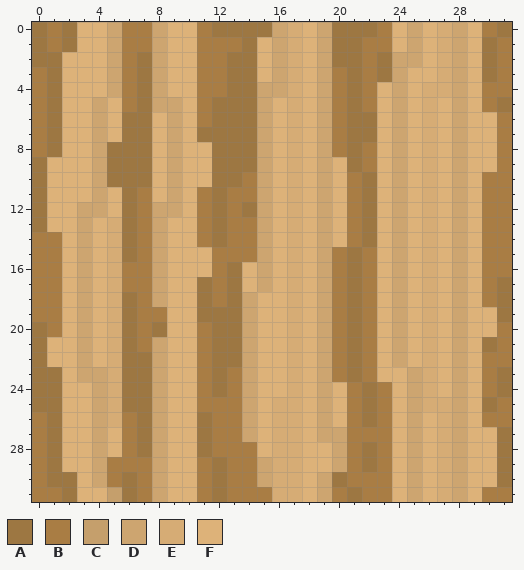
Two versions of one pixel-art sprite, gfx/MShockXotto+/pngs_tiles_32x32/terrain/t_floor_primitive/t_floor_primitive_2.png. The picture above is the old version.
The file is 32x32 pixels. Colours within 5 levels of each other are drawn and written as one.
Palette (. is transparent): A #9d7742  B #a97d44  C #c59f6c  D #cda570  E #d6ac75  F #ddb279
Pixels before, first column x 0:
 0 ABAFFDBBDFFBAAAADEFDAAABFDFEDFBA
 1 ABAFFDBBDFFBBBAFDEFDAABBFDFEDFAB
 2 AAFFFDBADFFBBAAFDEFDAABADDFEDFAB
 3 BAFFFDBADFFBBAAFDEFDBABADFFEDFAB
 4 BAFFFDBADFFBBAADDEFDBABFDFEEDFBB
 5 BAFFDFBADDFBAAADFEFDBABFDFEFDFBA
 6 BAFFDFAAFDFBAAADFEFDBAAFDFEFDFFB
 7 BAFFDFAAFDFAAAADFEFDBAAFDFEFDFFB
 8 BAFFDAAAFDFFAAADFEFDBABFDFEFDFFB
 9 AFFFDAAAFDFFAAADFEFDFABFDFEFDFFB
10 AFFFDAAAFDFFAABDFEFDFBAFDFEFDFBB
11 AFFFDFABFDFBABBDFEFDFBAFDFEFDFBB
12 AFFDDFABDDFBABADFEFDFBAFDFEFDFBB
13 AFFDFEABDFFBABBDFEFDFBAFDFEFDFBB
14 BBFDFEABDFFBABBDFEFDFBAFDFEFDFBB
15 BBFDFEABDFFFBBBDFEFDBABFDFEFDFBB
16 BBFDFEBBDFFFBAFDFEFDBABFDFEFDFBB
17 BBFDFEBBDFFABAFDFEFDBABFDFEFDFBA
18 BBFDFEABDFFABADFFEFDBABFDFEFDFBA
19 BBFDFEABBFFAAADFFEFDBABFDFEFDFFA
20 ABFDFEABAFFBAADFFEFDBABFDFEFDFFB
21 AFFDFEABDFFBAADFFEFDBABFDFEFDFAB
22 AFFDFEAADFFBAADFFEFDBABFDFEFDFBB
23 AAFDDEAADFFBABDFFEFDBABFFDEFDFBA
24 AAFFDEAADFFBABDFFEFDFBABFDEFDFBA
25 AAFFDEAADFFBBBDFEEFDFBABFDEEDFAB
26 BAFFDEBADFFABBDFEEFDFBABFDFEDFBB
27 BAFFDFBADFFABBDFEEFDDBBBFDFEDFFA
28 BAFFDFBADFFABBBFEEFFDBABFDFEDFFA
29 BAFFDBBBDFFBABBDEEFFDBABFDFEDFFA
30 BAAFDBABDFFBABBDEEFDABBBFDFEDFFA
31 BBAFFCABDFFBABBBEEFDBABBFDFEDFBB
After the commit:
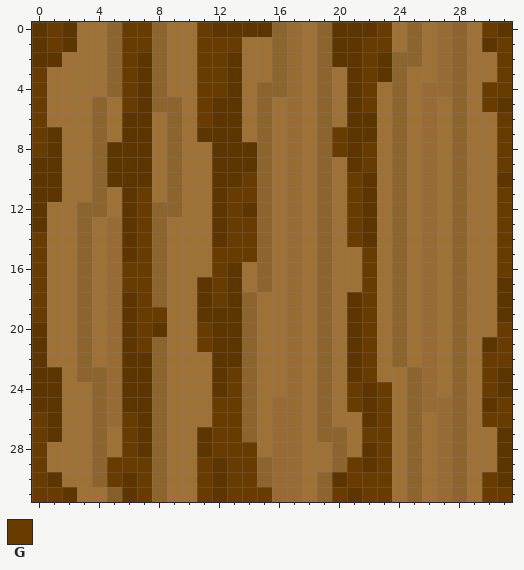
Colours new in this view: G #683b00
From old to new:
colour A: #9d7742 -> #5c3500
colour C: #c59f6c -> #855e29
colour D: #cda570 -> #8d642d
colour E: #d6ac75 -> #976b33
colour F: #ddb279 -> #9e7137
Changed rows in their new state; - is a pixel that keeps its letter.
first column x 0:
 0 -G----GG---G-----------G------G-
 1 -G----GG---GGGF-------GG-------G
 2 ------G----GG-F-------G-------FG
 3 GF----G----GG-F-----F-G-------FG
 4 GF----G----GG-F-----F-G-------GG
 5 GF----G----G--F-----F-G-------G-
 6 GF---------G--F-----F----------G
 7 G-------------F-----G----------G
 8 G-------------------G-G--------G
 9 -A--------------------G--------G
10 -A------------G------G--------FA
11 -A-----G---F-GG------G--------FG
12 -------G---F-G-------G--------FG
13 -------G---F-GG------G--------FG
14 GF-----G---F-GG------G--------FG
15 GF-----G----GGG-----FFG-------FG
16 GF----GG----G-------FFG-------FG
17 GF----GG----G-------FFG-------F-
18 GF-----G----G-------F-G-------F-
19 GF-----GG-----------F-G---------
20 -F-----G---G--------F-G--------G
21 -------G---G--------F-G--------G
22 -----------F--------F-G-------GG
23 -----------F-G------F-G-------G-
24 -----------F-G-------G-G------G-
25 -----------FGG-------G-G-------G
26 G-----G----FGG-------F-G------GG
27 G-----G-----GG-------FGG--------
28 GF----G-----GGG------F-G--------
29 GF---GGG---G-GG------G-G--------
30 G-F--G-G---G-GG------GGG------G-
31 GG-----G---G-GGG----G-GG------GG
